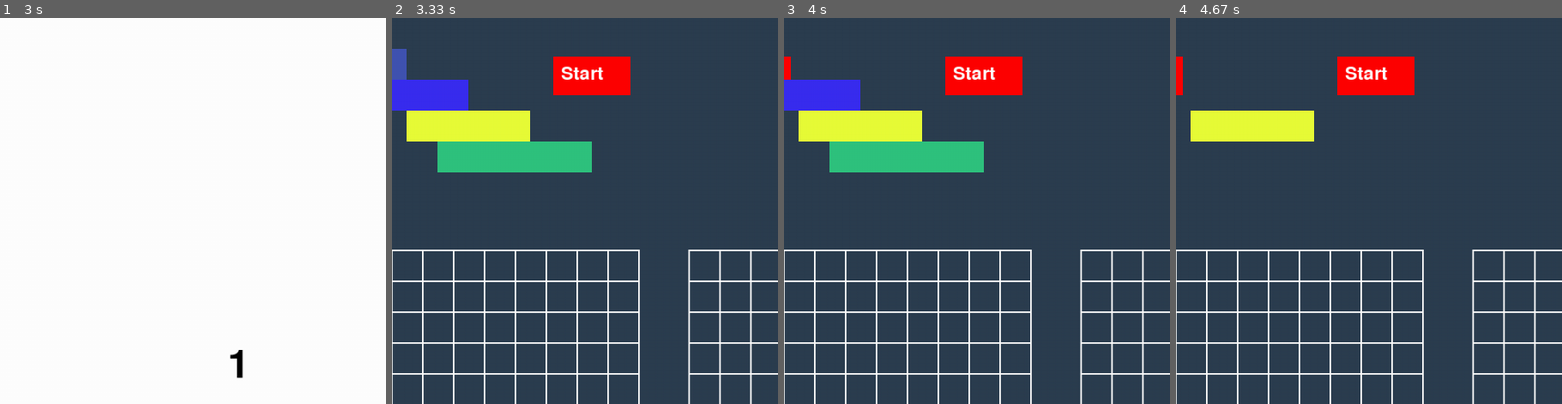
Above: before the commit, frames 1-4 (left to right).
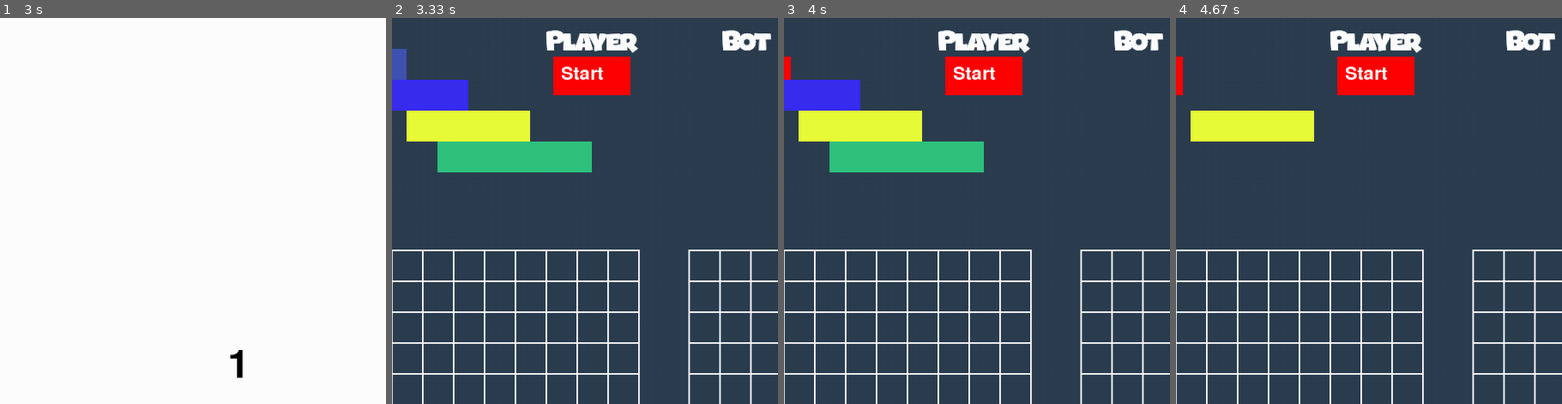
Above: after the commit, the same moments.

Repository: Marius20031/Python_pygame
Game: pygame game, started from main.py
Two runs of this game, one before a commit and one after it. Both use one fixed random seed, a clock stepped at 60 frames per second and the inputs below.
Inputs (mouse positions are % of the whole screen's width and height, from its top left):
- Up to frame 1 (3 s): no input
- Up to frame 2 (3.33 s): no input
- Up to frame 3 (4 s): press the mouse at (12, 6) at 3.63 s; move the mouse to (22, 38) at 3.73 s; release the mouse at (32, 71) at 3.87 s; press the mouse at (18, 10) at 3.97 s
- Up to frame 4 (4.67 s): move the mouse to (37, 44) at 4.07 s; release the mouse at (56, 78) at 4.2 s; press the mouse at (30, 18) at 4.3 s; move the mouse to (57, 48) at 4.4 s; release the mouse at (84, 79) at 4.53 s; press the mouse at (10, 7) at 4.63 s
The pictures show only the part of the screen within x 14-64%, y 0-50%; the shares and areas given below are measured in that part.

Frame 1 is identical in both runs. In frame 2, 1.4% of the frame differs, in the area x 40-99%, y 3-10%; in frame 3, 1.4%; in frame 4, 1.4%.

Commit message:
Add files via upload
merged test code hit + player

Diff:
--- a/Functii.py
+++ b/Functii.py
@@ -1,5 +1,6 @@
 import pygame
 from Importuri import *
+from importuri_bgd import *
 def rotate_boats(selected):
     #global boats
     global boat_width_1
@@ -190,7 +191,7 @@
                 pygame.draw.rect(screen, color_3, (boat_x, boat_y, boat_width_3, boat_height_3))
             elif i == 3:
                 pygame.draw.rect(screen, color_4, (boat_x, boat_y, boat_width_4, boat_height_4))
-
+            afisare_playeri()  # scris de mn
         pygame.display.flip()  # faceme update mere in running
 
     pygame.quit()
